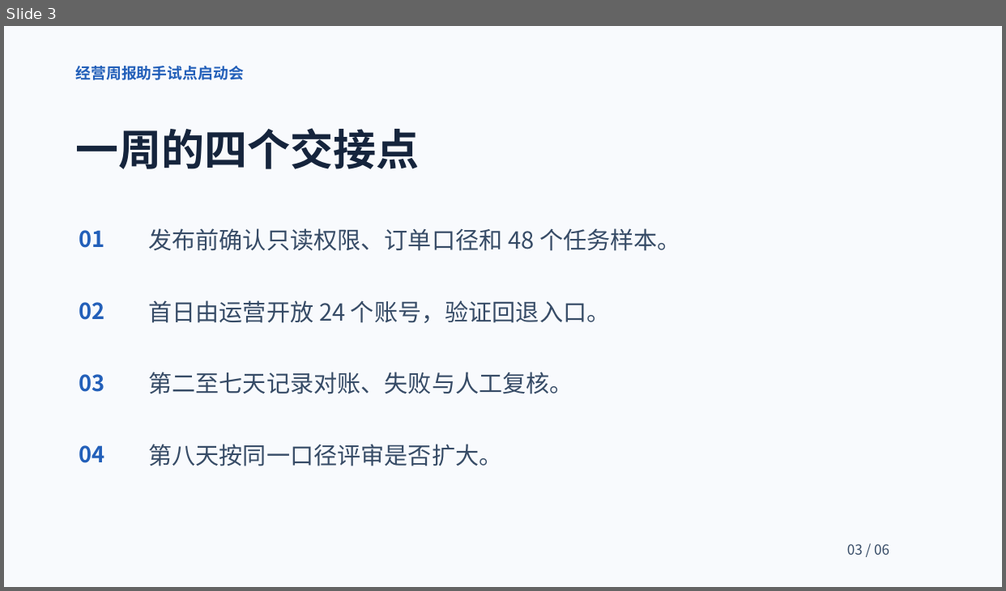
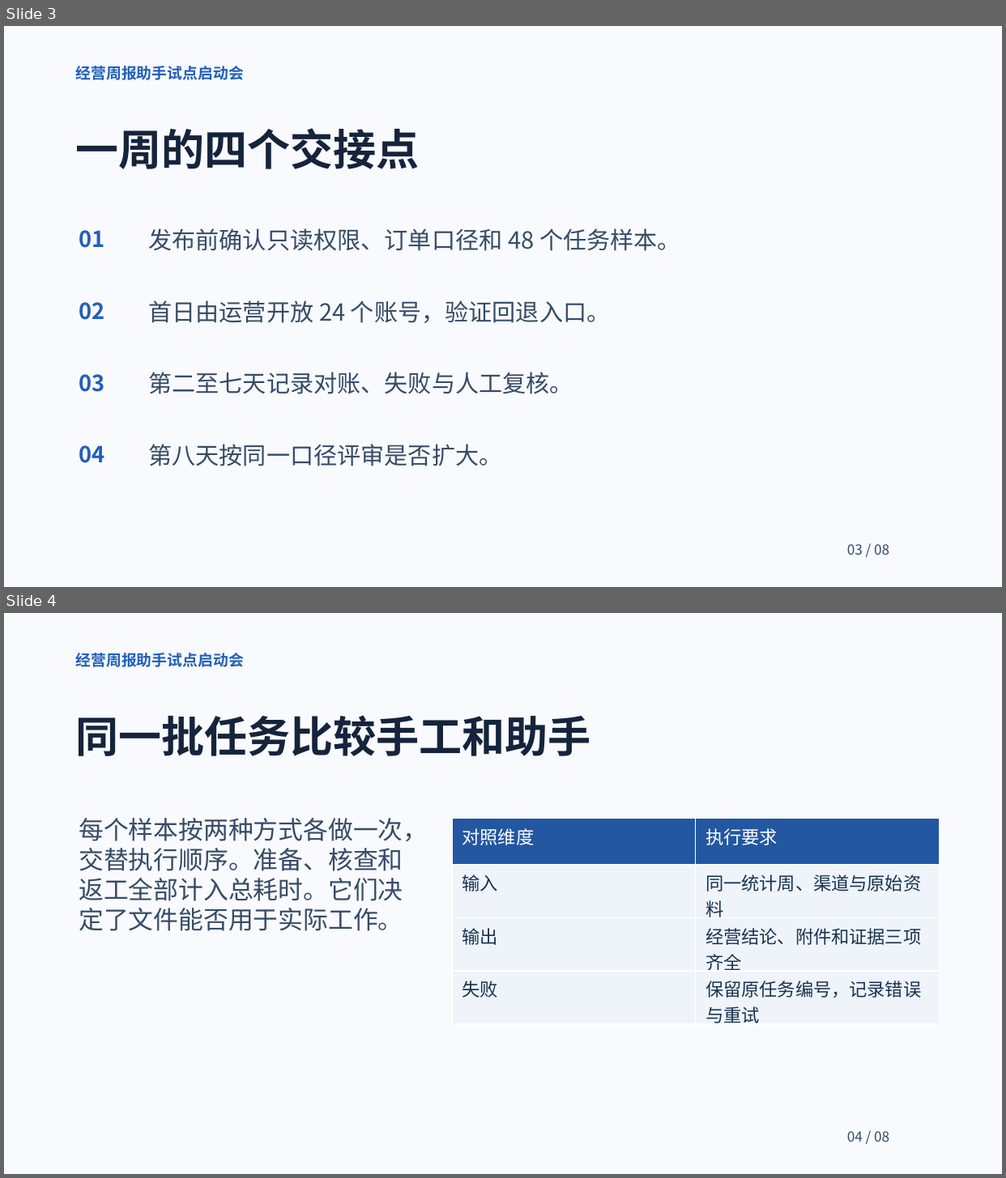
Before and after one commit to JaredWangX/pm-portfolio, a slide deck: assets/onentra/scenarios/launch-brief.pptx. Shown one above the other, each under a label of ours: slide 3 before the commit, slides 3 and 4 after it. The pictures are 1006x591 and 1006x1178 pixels, drawn with LibreOffice and Linux fonts; fonts in the diff are those of the drawing. Boxes give left, top, right and bottom in pixels: in the first picture for what was removed or moved away, otherwise in the second. Text is boxed around its words. In the diff, an @@ line names an element or a change of style, - is before the commit and + after.

```diff
--- a/assets/onentra/scenarios/launch-brief.pptx
+++ b/assets/onentra/scenarios/launch-brief.pptx
@@ slide 4 added at (4, 613, 1002, 1174), background #F8FAFD @@
@@ text added at (75, 653, 243, 667), 11 pt, text #225FB9, bold @@
+经营周报助手试点启动会
@@ text added at (75, 715, 590, 756), 31 pt, text #15243C, bold @@
+同一批任务比较手工和助手
@@ text added at (79, 818, 428, 931), 18 pt, text #364B66 @@
+每个样本按两种方式各做一次，交替执行顺序。准备、核查和返工全部计入总耗时。它们决定了文件能否用于实际工作。
@@ table added at (452, 819, 939, 1027), 4 rows, 2 columns @@
+对照维度 | 执行要求
+输入 | 同一统计周、渠道与原始资料
+输出 | 经营结论、附件和证据三项齐全
+失败 | 保留原任务编号，记录错误与重试
@@ text added at (847, 1131, 889, 1142), 10 pt, text #364B66 @@
+04 / 08
@@ slide 3 changed as well @@
@@ text at (847, 544, 889, 555): text changed @@
-03 / 06
+03 / 08
```
Also in this commit, not shown: 5 other slides changed, 1 other slide added, 6 other files.
